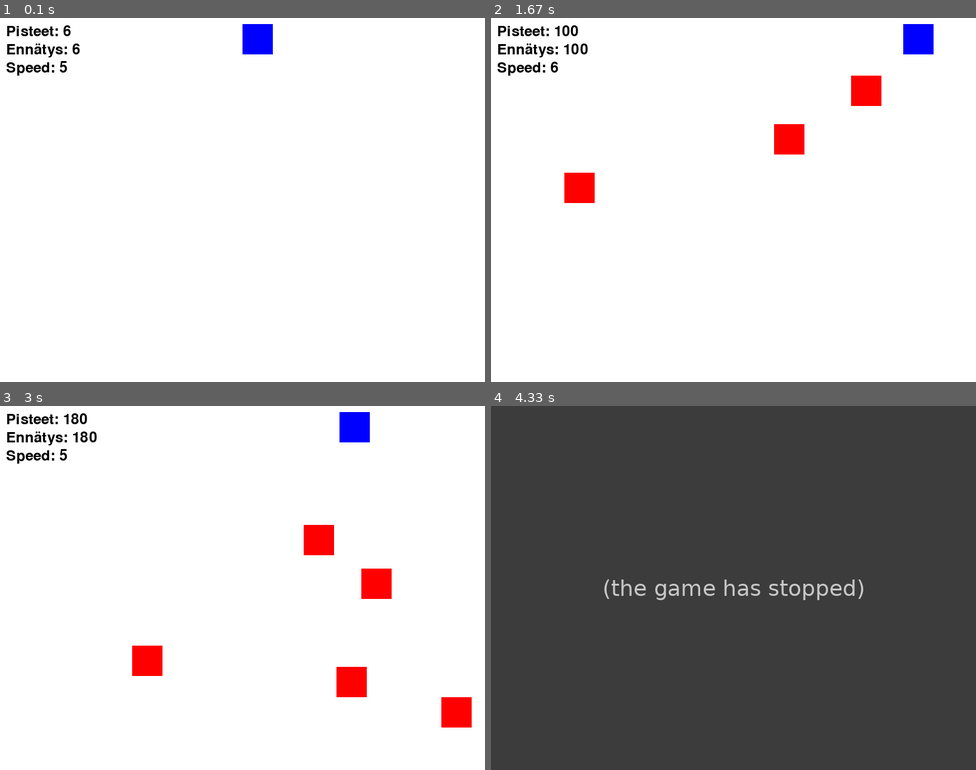
Above: before the commit, frames 1-4 (two rows, left to right).
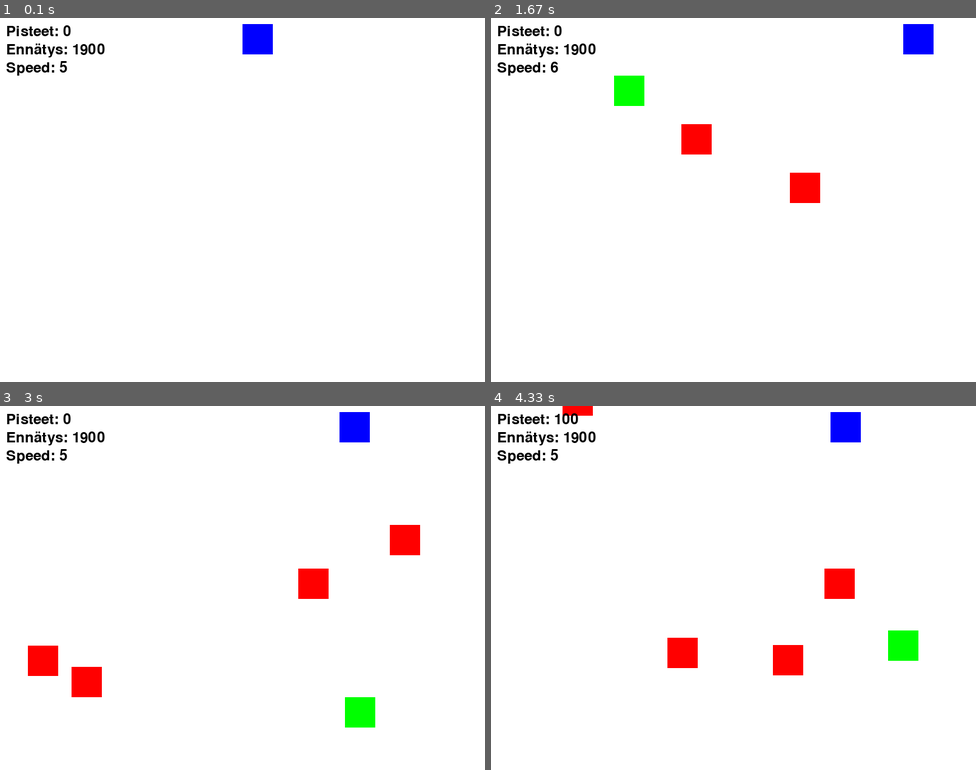
Above: after the commit, the same moments.

Repository: JIMH1/Pygame
Game: pygame game, started from versio1.py
Two runs of this game, one before a commit and one after it. Both use one fixed random seed, a clock stepped at 60 frames per second and the inputs below.
Inputs:
- Up to frame 1 (0.1 s): no input
- Up to frame 2 (1.67 s): hold Right 0.33-0.8 s; hold Up 0.83-1.13 s; hold Right 1.17-1.63 s
- Up to frame 3 (3 s): hold Down 2.23-2.53 s; hold Left 2.57-2.97 s
- Up to frame 4 (4.33 s): hold Up 3-3.37 s; hold Down from 4.07 s (still down)

The runs differ from the first frame. In frame 1, 0.1% of the frame differs, in the area x 13-22%, y 2-11%; in frame 2, 3.3%; in frame 3, 5.4%; in frame 4, 100%, in the area x 0-100%, y 0-100%.
Before the commit the program exited at 3.57 s; later frames show no game.

Commit message:
Jaettu esteet 2 kategoriaan. Este ja kerättäv esine. Kerättävä esine törmäys ei lopeta pelia vaan pisteitä tulee 100 lisää.

Diff:
--- /dev/null
+++ b/highscore.txt
@@ -0,0 +1 @@
+1900
--- a/versio1.py
+++ b/versio1.py
@@ -15,6 +15,7 @@
 BLACK = (0, 0, 0)
 RED = (255, 0, 0)
 BLUE = (0, 0, 255)
+GREEN = (0, 255, 0)
 
 # FPS
 clock = pygame.time.Clock()
@@ -57,7 +58,12 @@
 def create_obstacle():
     x = random.randint(0, SCREEN_WIDTH - obstacle_width)
     y = SCREEN_HEIGHT  # Aloita alhaalta
-    return [x, y]
+    # esteen tyyppi (kerättävä = 1, este = 2)
+    if random.randint(1, 10) > 7:
+        kerattava_tyyppi = 1
+    else:
+        kerattava_tyyppi = 2
+    return [x, y, kerattava_tyyppi]
 
 # Pelilooppi
 running = True
@@ -96,17 +102,26 @@
             player_x + player_size > obstacle[0] and
             player_y < obstacle[1] + obstacle_height and
             player_y + player_size > obstacle[1]):
-            running = False
+            # jos osuu esteeseen peli loppuu, jos osuu kerättävään esineeseen peli jatkuu
+            if obstacle[2] == 2:
+                running = False
+            else:
+                # kerättävästä esineestä tulee nyt vain 100 pistettä
+                obstacles.remove(obstacle)
+                score += 100
 
     # Pisteiden laskenta
-    score += 1
+    # score += 1
     if score > highscore:
         highscore = score
 
     # Piirrä pelaaja ja esteet
     pygame.draw.rect(screen, BLUE, (player_x, player_y, player_size, player_size))
     for obstacle in obstacles:
-        pygame.draw.rect(screen, RED, (obstacle[0], obstacle[1], obstacle_width, obstacle_height))
+        if obstacle[2] == 2:
+            pygame.draw.rect(screen, RED, (obstacle[0], obstacle[1], obstacle_width, obstacle_height))
+        elif obstacle[2] == 1:
+            pygame.draw.rect(screen, GREEN, (obstacle[0], obstacle[1], obstacle_width, obstacle_height))
 
     # Piirrä pisteet
     score_text = font.render(f"Pisteet: {score}", True, BLACK)
